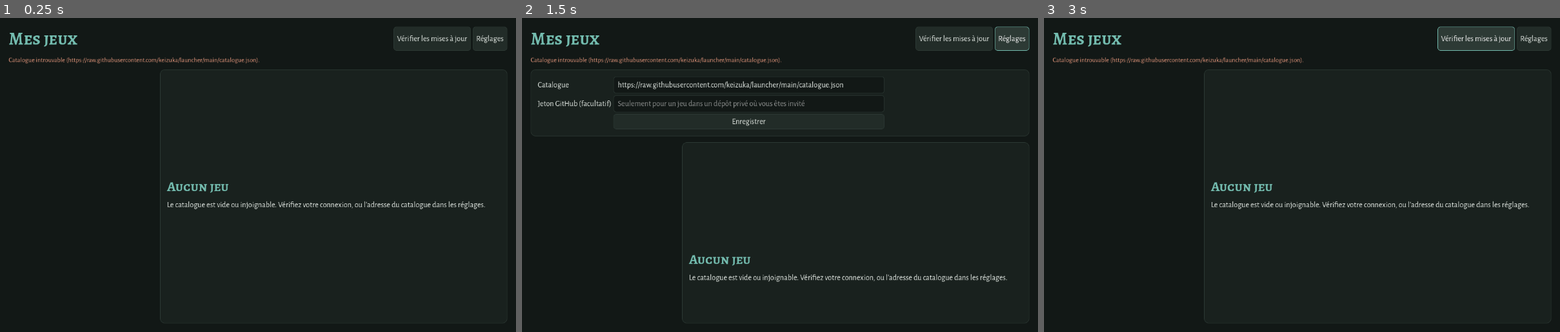
Above: before the commit, frames 1-3 (left to right).
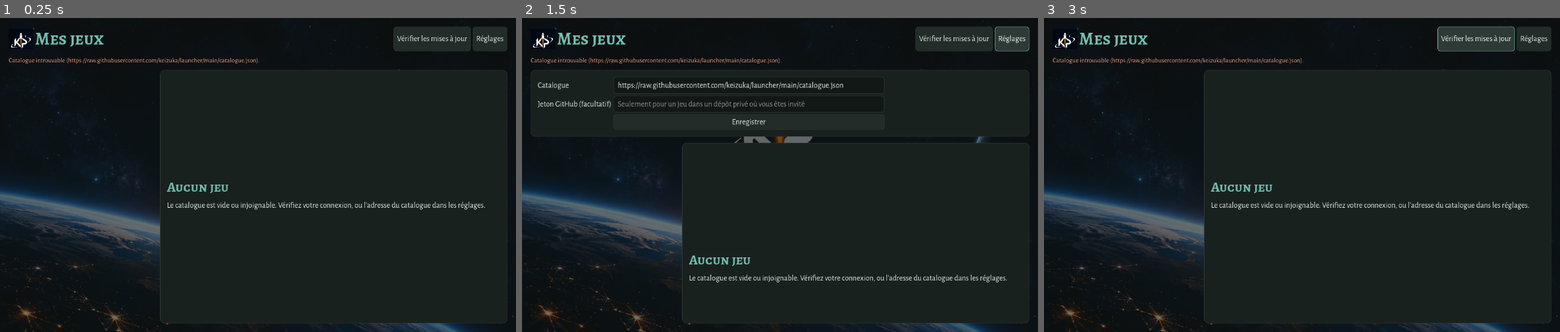
Above: after the commit, the same moments.

Repository: keizuka/launcher
Game: Godot game, scene res://scenes/launcher.tscn
The game is run twice, just before and just after one commit, with the same random seed, the same clock (stepped at 60 frames per second) and the same inputs.
Inputs:
- Up to frame 1 (0.25 s): no input
- Up to frame 2 (1.5 s): click "Vérifier les mises à jour" at 0.5 s; click "Réglages" at 1.25 s
- Up to frame 3 (3 s): click "Enregistrer" at 2 s; click "Vérifier les mises à jour" at 2.75 s

The runs differ from the first frame. In frame 1, 6.0% of the frame differs, in the area x 0-100%, y 2-100%; in frame 2, 7.1%; in frame 3, 6.1%.

Commit message:
Fond et logo Keizuka Production : écran du launcher, icône de l'application
Co-Authored-By: Claude Opus 5.5 <noreply@anthropic.com>

Diff:
--- a/project.godot
+++ b/project.godot
@@ -8,6 +8,7 @@
 config/description="Installe, met à jour et lance les jeux de Keizuka."
 config/version="0.2.0"
 run/main_scene="res://scenes/launcher.tscn"
+config/icon="res://assets/images/icone.png"
 config/features=PackedStringArray("4.7", "GL Compatibility")
 
 [display]
--- a/script/launcher.gd
+++ b/script/launcher.gd
@@ -72,6 +72,19 @@
 
 func _construire() -> void:
 	set_anchors_and_offsets_preset(Control.PRESET_FULL_RECT)
+	# Fond Keizuka Production, assombri pour que le texte reste lisible.
+	var fond := TextureRect.new()
+	fond.texture = load("res://assets/images/fond.jpg")
+	fond.expand_mode = TextureRect.EXPAND_IGNORE_SIZE
+	fond.stretch_mode = TextureRect.STRETCH_KEEP_ASPECT_COVERED
+	fond.set_anchors_and_offsets_preset(Control.PRESET_FULL_RECT)
+	fond.mouse_filter = Control.MOUSE_FILTER_IGNORE
+	add_child(fond)
+	var voile := ColorRect.new()
+	voile.color = Color(ThemeLauncher.FOND, 0.62)
+	voile.set_anchors_and_offsets_preset(Control.PRESET_FULL_RECT)
+	voile.mouse_filter = Control.MOUSE_FILTER_IGNORE
+	add_child(voile)
 	var marge := MarginContainer.new()
 	marge.set_anchors_and_offsets_preset(Control.PRESET_FULL_RECT)
 	for c in ["left", "right", "top", "bottom"]:
@@ -82,6 +95,13 @@
 	marge.add_child(col)
 	var tete := HBoxContainer.new()
 	col.add_child(tete)
+	var logo := TextureRect.new()
+	logo.texture = load("res://assets/images/icone.png")
+	logo.custom_minimum_size = Vector2(56, 56)
+	logo.expand_mode = TextureRect.EXPAND_IGNORE_SIZE
+	logo.stretch_mode = TextureRect.STRETCH_KEEP_ASPECT_CENTERED
+	logo.tooltip_text = "Keizuka Production"
+	tete.add_child(logo)
 	var titre := Label.new()
 	titre.text = "Mes jeux"
 	titre.tooltip_text = "Launcher version %s" % AutoMaj.version()
Binary file added: assets/images/fond.jpg
Not shown, added: assets/images/fond.jpg.import
Binary file added: assets/images/icone.ico
Binary file added: assets/images/icone.png
Not shown, added: assets/images/icone.png.import
Binary file added: assets/images/logo.png
Not shown, added: assets/images/logo.png.import
Not shown, changed: export_presets.cfg
